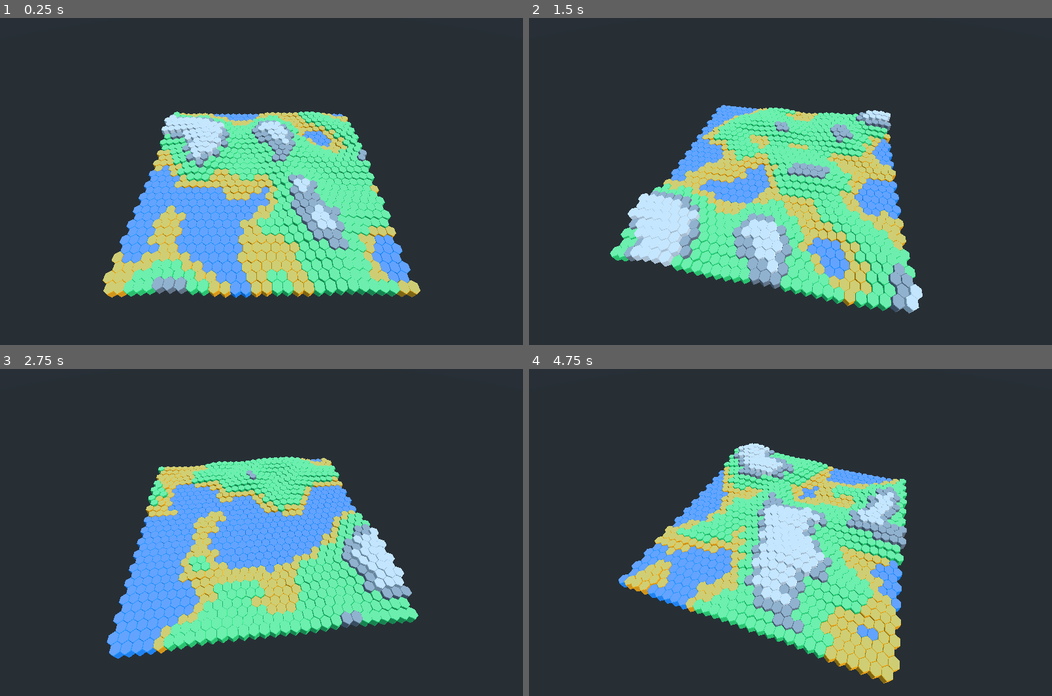
Above: before the commit, frames 1-4 (two rows, left to right).
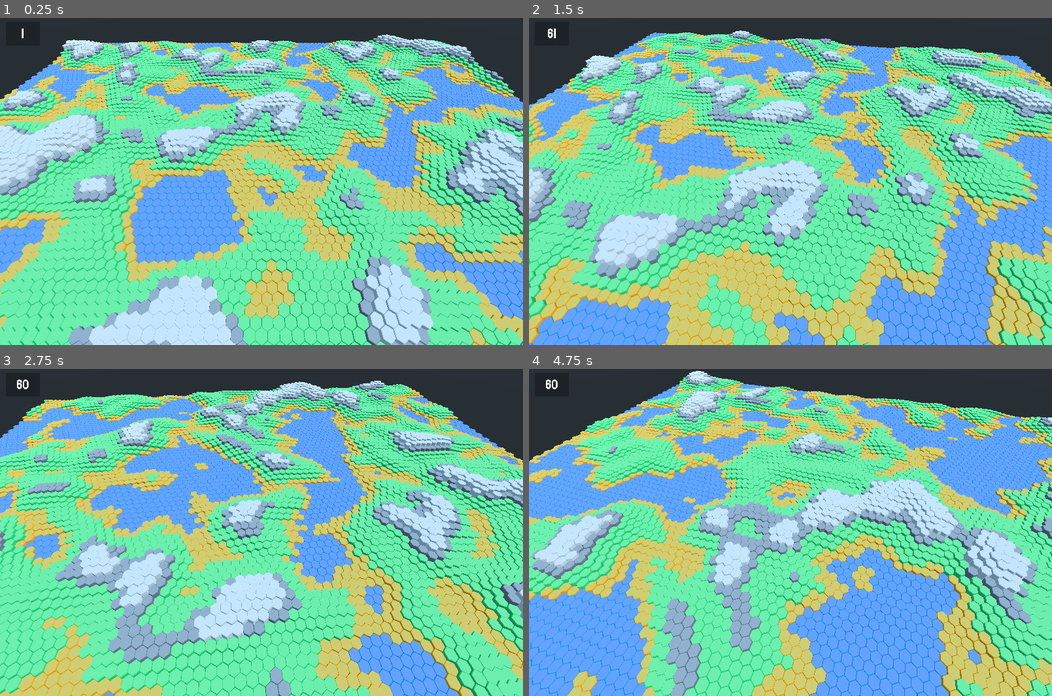
Above: after the commit, the same moments.

Repository: jmb462/godot_infinite_terrain_generation
Game: Godot game, scene res://Scenes/World.tscn
Same seed, same stepped clock (60 frames per second), same inputs: the game is played once before the commit and once after it.
Inputs (mouse positions are in pixels of both pictures, inside the frame that each line leads up to):
- Up to frame 1 (0.25 s): no input
- Up to frame 2 (1.5 s): tap Enter at 0.5 s; move the mouse to (816, 181) at 0.52 s; hold Up (ui_up) from 0.53 s (still down); move the mouse to (764, 181) at 1.27 s
- Up to frame 3 (2.75 s): keep holding Up (ui_up); move the mouse to (271, 525) at 2.02 s
- Up to frame 4 (4.75 s): keep holding Up (ui_up); move the mouse to (785, 539) at 2.77 s; move the mouse to (827, 535) at 3.52 s; move the mouse to (748, 529) at 4.27 s

The runs differ from the first frame. In frame 1, 83% of the frame differs, in the area x 0-100%, y 3-100%; in frame 2, 84%; in frame 3, 86%; in frame 4, 85%.

Commit message:
FPS Counter

Diff:
--- a/Scenes/World.tscn
+++ b/Scenes/World.tscn
@@ -1,7 +1,13 @@
-[gd_scene load_steps=3 format=2]
+[gd_scene load_steps=6 format=2]
 
 [ext_resource path="res://Scripts/World.gd" type="Script" id=1]
 [ext_resource path="res://Scenes/Map.tscn" type="PackedScene" id=2]
+[ext_resource path="res://Scripts/DebugLayer.gd" type="Script" id=3]
+[ext_resource path="res://Fonts/Staatliches-Regular.ttf" type="DynamicFontData" id=4]
+
+[sub_resource type="DynamicFont" id=1]
+size = 32
+font_data = ExtResource( 4 )
 
 [node name="World" type="Spatial"]
 script = ExtResource( 1 )
@@ -20,3 +26,27 @@
 [node name="DirectionalLight" type="DirectionalLight" parent="."]
 transform = Transform( -0.255446, 0.502557, 0.825944, 0, -0.854287, 0.519802, 0.966823, 0.132781, 0.218224, 0, 4.78669, 0 )
 light_energy = 0.7
+
+[node name="DebugLayer" type="CanvasLayer" parent="."]
+script = ExtResource( 3 )
+
+[node name="Background" type="ColorRect" parent="DebugLayer"]
+margin_left = 14.0
+margin_top = 10.0
+margin_right = 98.0
+margin_bottom = 67.0
+color = Color( 0, 0, 0, 0.266667 )
+__meta__ = {
+"_edit_use_anchors_": false
+}
+
+[node name="FPS" type="Label" parent="DebugLayer/Background"]
+anchor_right = 1.0
+anchor_bottom = 1.0
+custom_fonts/font = SubResource( 1 )
+text = "0"
+align = 1
+valign = 1
+__meta__ = {
+"_edit_use_anchors_": false
+}
--- /dev/null
+++ b/Scripts/DebugLayer.gd
@@ -0,0 +1,17 @@
+extends CanvasLayer
+
+
+# Declare member variables here. Examples:
+# var a = 2
+# var b = "text"
+
+onready var fps_label : Label = $Background/FPS
+
+# Called when the node enters the scene tree for the first time.
+func _ready():
+	pass # Replace with function body.
+
+
+
+func _process(delta):
+	fps_label.text = str(Performance.get_monitor(Performance.TIME_FPS))
--- a/Scripts/Map.gd
+++ b/Scripts/Map.gd
@@ -6,7 +6,7 @@
 
 # Data array store tile references
 var data : Array = []
-var map_size : Vector2 = Vector2(30,30)
+var map_size : Vector2 = Vector2(100,100)
 # Noise used for map generation
 var noise : OpenSimplexNoise
 # Ratio Width / Height of hexagonal tiles
Binary file added: Fonts/Staatliches-Regular.ttf
